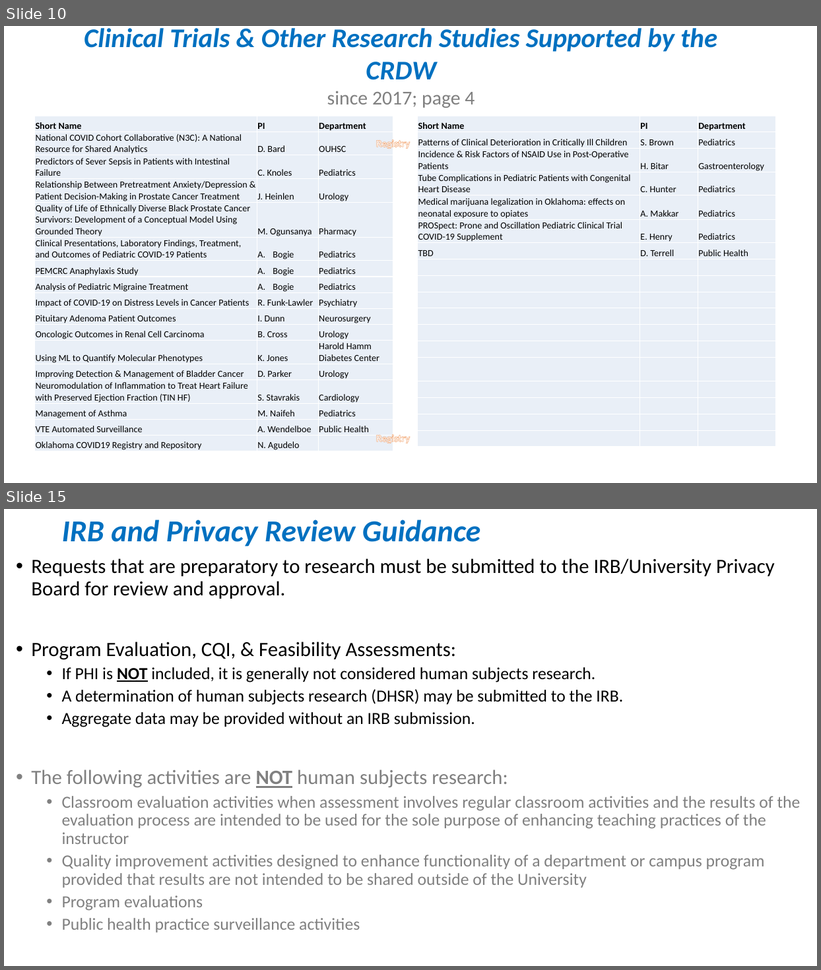
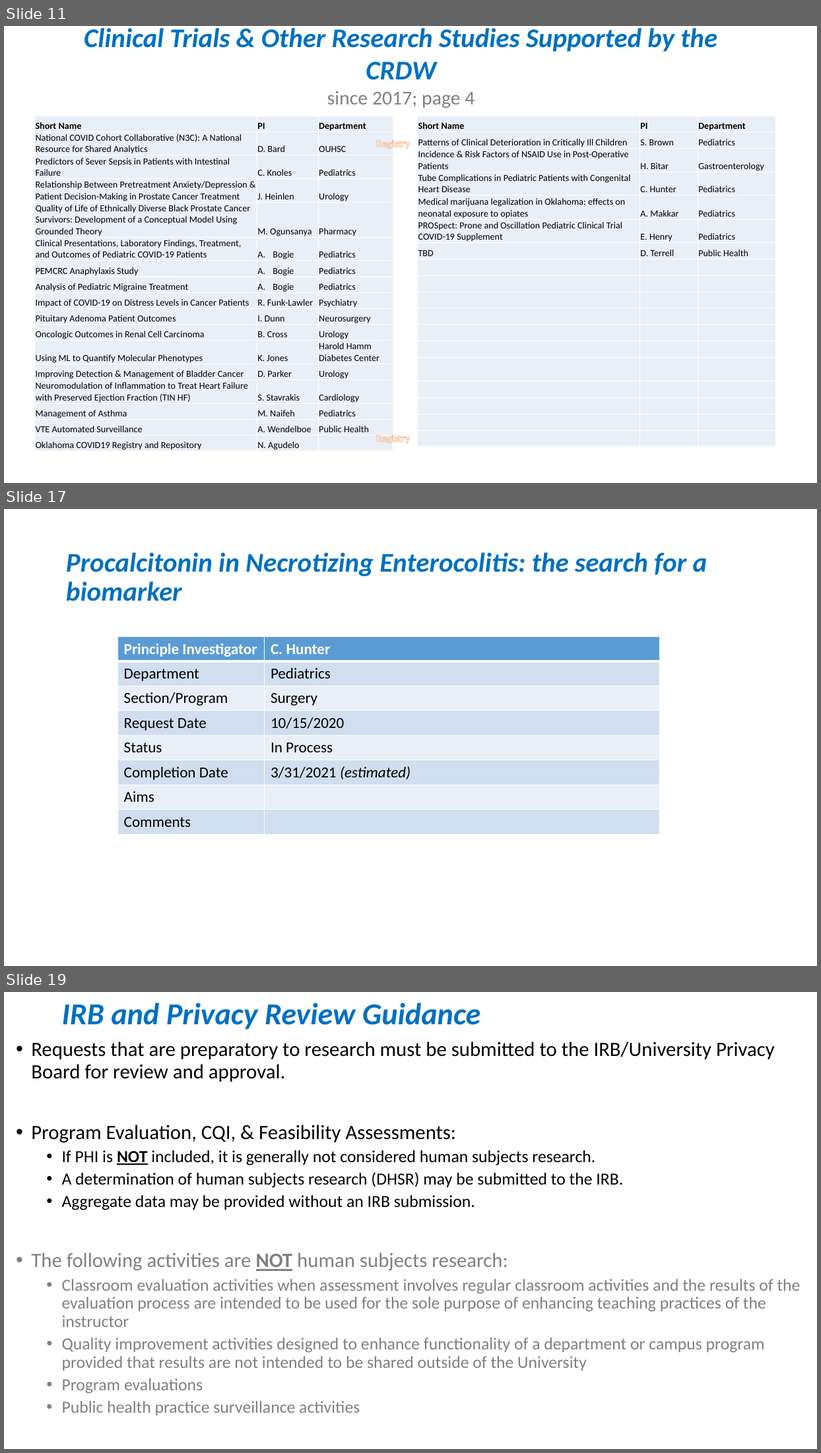
Before and after one commit to OuhscBbmc/prairie-outpost-public, a slide deck: publications/presentation-2021-02-aac/crdw-2021-02.pptx. Shown one above the other, each under a label of ours: slides 10 and 15 before the commit, slides 11, 17 and 19 after it; the slides between them are not shown. The pictures are 821x970 and 821x1453 pixels, drawn with LibreOffice and Linux fonts; fonts in the diff are those of the drawing. Boxes give left, top, right and bottom in pixels: in the first picture for what was removed or moved away, otherwise in the second. Text is boxed around its words. In the diff, an @@ line names an element or a change of style, - is before the commit and + after.

```diff
--- a/publications/presentation-2021-02-aac/crdw-2021-02.pptx
+++ b/publications/presentation-2021-02-aac/crdw-2021-02.pptx
@@ slide 17 added at bbox=[4, 509, 817, 966], background #FFFFFF @@
@@ title added at bbox=[66, 553, 708, 601], 32 pt, text #0070C0, bold, italic @@
+Procalcitonin in Necrotizing Enterocolitis: the search for a biomarker
@@ table added at bbox=[118, 636, 660, 834], 8 rows, 2 columns @@
+Principle Investigator | C. Hunter
+Department | Pediatrics
+Section/Program | Surgery
+Request Date | 10/15/2020
+Status | In Process
+Completion Date | 3/31/2021 (estimated)
+Aims | 
+Comments | 
@@ what was slide 10 is now slide 11 @@
@@ what was slide 15 is now slide 19 @@
```
Also in this commit, not shown: 2 slides changed, 5 other slides added, 2 slides removed.
